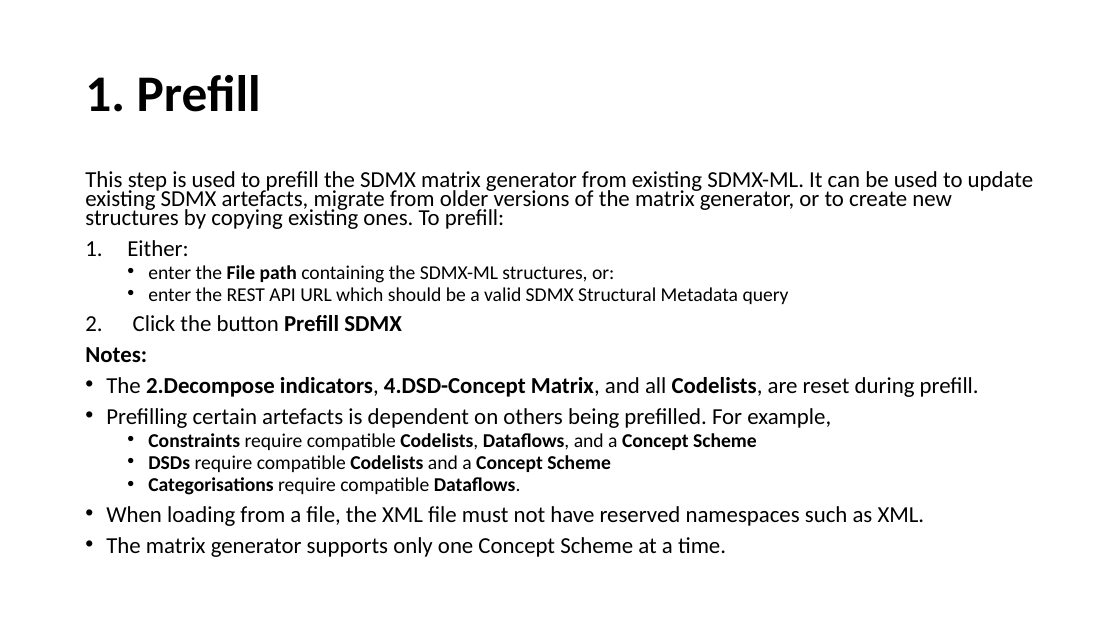
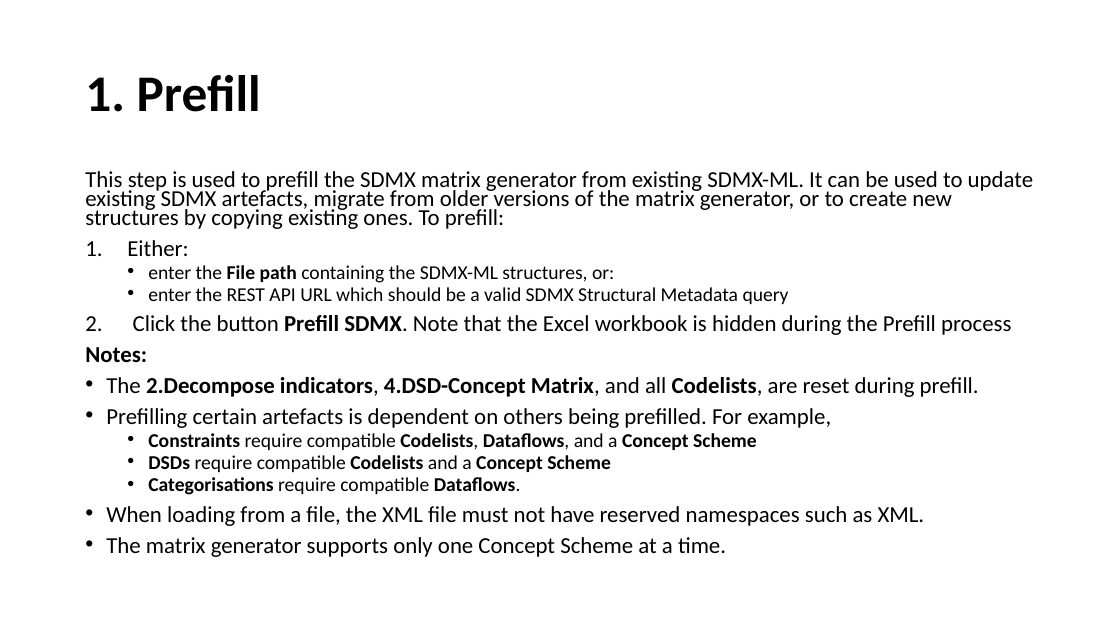
Before and after one commit to OECDSTD/sdmx-matrix-generator, a slide deck: slide 11 of SDMX Matrix Generator User Guide.pptx. Drawn at 1120x630 pixels with LibreOffice and Linux fonts; fonts in the diff are those of the drawing. Boxes give left, top, right and bottom in pixels: in the first picture for what was removed or moved away, otherwise in the second. Text is boxed around its words. In the diff, an @@ line names an element or a change of style, - is before the commit and + after.

```diff
--- a/SDMX Matrix Generator User Guide.pptx
+++ b/SDMX Matrix Generator User Guide.pptx
@@ text at (x1=133, y1=315, x2=1011, y2=335): text changed @@
-2. Click the button Prefill SDMX
+2. Click the button Prefill SDMX. Note that the Excel workbook is hidden during the Prefill process
```
Also in this commit, not shown: 7 other slides changed, 2 slides added, 12 slides removed.
